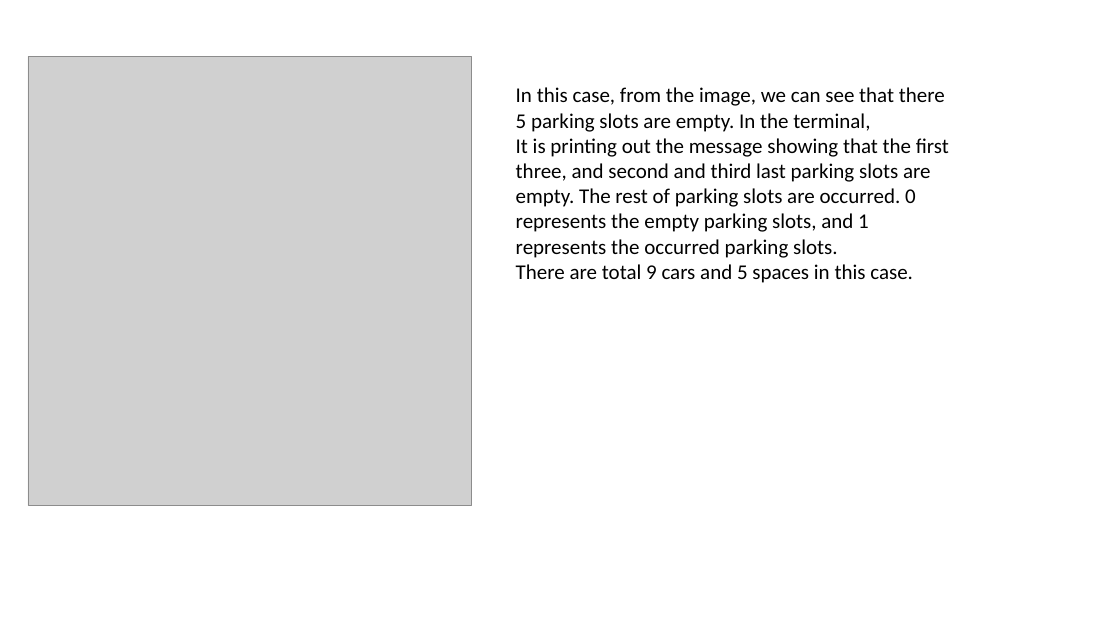
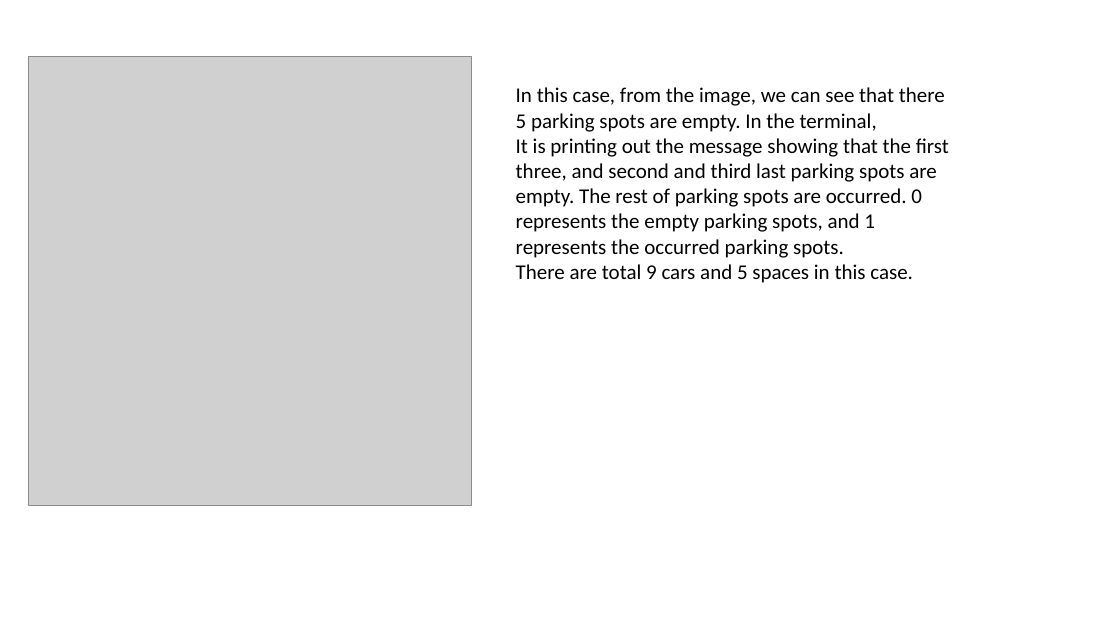
Before and after one commit to MenghuaXie/M202AFinalProject, a slide deck: slide 6 of 202_final_presentation.pptx. Drawn at 1120x630 pixels with LibreOffice and Linux fonts; fonts in the diff are those of the drawing; grey boxes stand for pictures. Boxes give left, top, right and bottom in pixels: in the first picture for what was removed or moved away, otherwise in the second. Text is boxed around its words. In the diff, an @@ line names an element or a change of style, - is before the commit and + after.

```diff
--- a/202_final_presentation.pptx
+++ b/202_final_presentation.pptx
@@ text at [516,87,949,258]: text changed @@
-In this case, from the image, we can see that there 5 parking slots are empty. In the terminal,
-It is printing out the message showing that the first three, and second and third last parking slots are empty. The rest of parking slots are occurred. 0 represents the empty parking slots, and 1 represents the occurred parking slots.
+In this case, from the image, we can see that there 5 parking spots are empty. In the terminal,
+It is printing out the message showing that the first three, and second and third last parking spots are empty. The rest of parking spots are occurred. 0 represents the empty parking spots, and 1 represents the occurred parking spots.
```
Also in this commit, not shown: 4 other slides changed, 1 other file.
